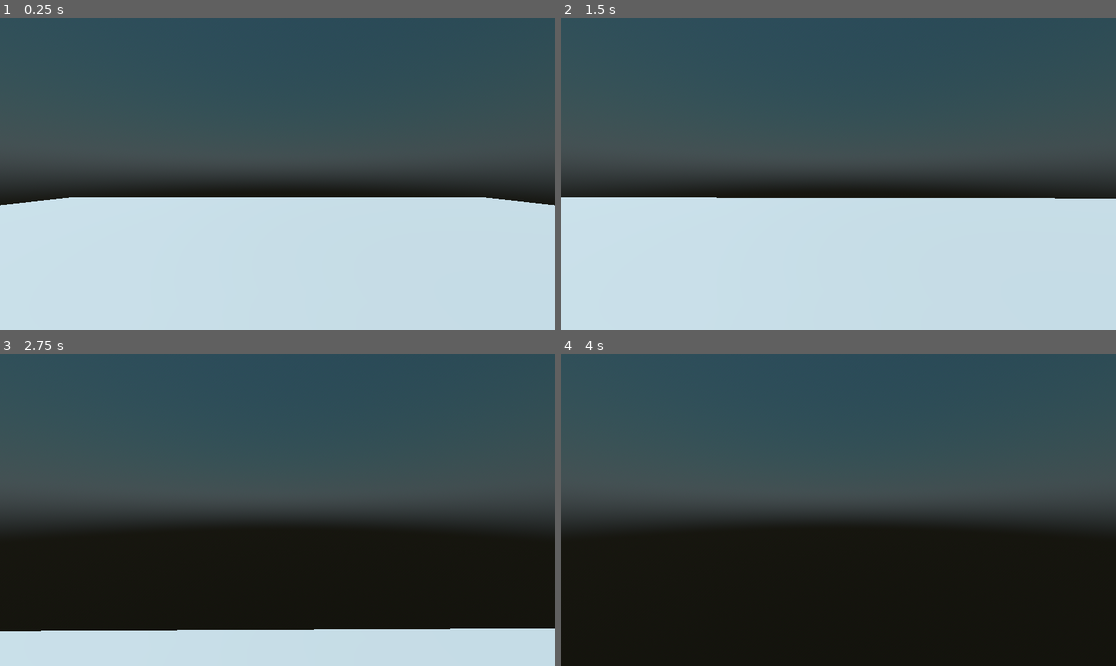
Above: before the commit, frames 1-4 (two rows, left to right).
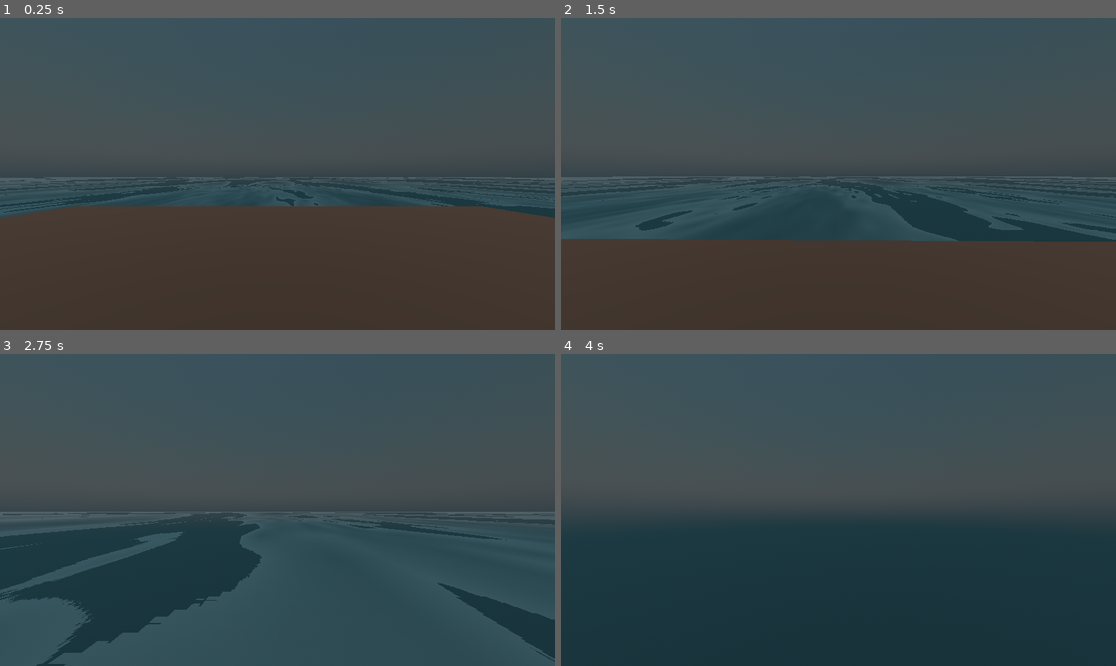
Above: after the commit, the same moments.

Repository: Jerrylikesgreen/MysteryGameJam
Game: Godot game, scene res://scenes/test_world.tscn
Same seed, same stepped clock (60 frames per second), same inputs: the game is played once before the commit and once after it. The project has no main scene, so this scene is started directly.
Inputs (mouse positions are in pixels of both pictures, inside the frame that each line leads up to):
- Up to frame 1 (0.25 s): no input
- Up to frame 2 (1.5 s): move the mouse to (866, 174) at 0.52 s; hold W (forward) from 0.53 s (still down); tap E (interact) at 0.6, 1.35 s; click (866, 174) at 0.67 s; tap Space (jump) at 0.77 s; move the mouse to (810, 174) at 1.27 s; click (810, 174) at 1.42 s
- Up to frame 3 (2.75 s): keep holding W (forward); tap Space (jump) at 1.52 s; move the mouse to (288, 503) at 2.02 s; tap E (interact) at 2.1 s; click (288, 503) at 2.17 s
- Up to frame 4 (4 s): keep holding W (forward); move the mouse to (832, 516) at 2.77 s; tap E (interact) at 2.85, 3.6 s; click (832, 516) at 2.92 s; tap Space (jump) at 3.02, 3.77 s; tap Enter at 3.5 s; move the mouse to (877, 513) at 3.52 s; click (877, 513) at 3.67 s

The runs differ from the first frame. In frame 1, 48% of the frame differs, in the area x 0-100%, y 51-100%; in frame 2, 48%; in frame 3, 49%, in the area x 0-100%, y 50-100%; in frame 4, 47%.

Commit message:
Add water shader, update world & fix rotation
Add a VisualShader resource (scenes/water.tres) to create a water surface using layered noise, UV functions, direction parameters and highlight thresholds. Update test_world.tscn to register the shader, tweak sky colors, replace the floor PlaneMesh with a BoxMesh and BoxShape collision, add a ShaderMaterial + large PlaneMesh for the water surface, and add an invisible bed mesh; also adjust some transforms and reparent the Player to the scene root. Fix player rotation in scripts/player.gd by adding _camera_rotation_y and calling player_body.rotate_y(...) instead of rotate_y(...) so horizontal rotation is applied to the player body. Files changed: scenes/water.tres (new), scenes/test_world.tscn (scene layout & materials), scripts/player.gd (rotation fix).

Diff:
--- a/mystery-game-jam/scenes/test_world.tscn
+++ b/mystery-game-jam/scenes/test_world.tscn
@@ -1,9 +1,12 @@
 [gd_scene format=3 uid="uid://bg1sio1jk3k83"]
 
 [ext_resource type="PackedScene" uid="uid://duwum2xa2mgqx" path="res://scenes/player.tscn" id="1_kyfjp"]
+[ext_resource type="Shader" uid="uid://boccp2kfea3tw" path="res://scenes/water.tres" id="2_amxg5"]
 
 [sub_resource type="PhysicalSkyMaterial" id="PhysicalSkyMaterial_vcg8s"]
-rayleigh_color = Color(0.13229358, 0.4044856, 0.7152674, 1)
+rayleigh_color = Color(0.22595897, 0.5205649, 0.8701965, 1)
+mie_color = Color(1, 1, 1, 1)
+ground_color = Color(0.14168859, 0.51789165, 0.6437444, 1)
 
 [sub_resource type="Sky" id="Sky_kyfjp"]
 sky_material = SubResource("PhysicalSkyMaterial_vcg8s")
@@ -14,10 +17,34 @@
 background_energy_multiplier = 2.0
 sky = SubResource("Sky_kyfjp")
 
-[sub_resource type="PlaneMesh" id="PlaneMesh_vcg8s"]
-size = Vector2(50, 50)
+[sub_resource type="StandardMaterial3D" id="StandardMaterial3D_kyfjp"]
+albedo_color = Color(0.13858852, 0.071602665, 1.8049032e-08, 1)
 
-[sub_resource type="WorldBoundaryShape3D" id="WorldBoundaryShape3D_kyfjp"]
+[sub_resource type="BoxMesh" id="BoxMesh_amxg5"]
+material = SubResource("StandardMaterial3D_kyfjp")
+size = Vector3(30, 0.5, 30)
+
+[sub_resource type="BoxShape3D" id="BoxShape3D_3263u"]
+size = Vector3(30, 0.5, 30)
+
+[sub_resource type="ShaderMaterial" id="ShaderMaterial_3263u"]
+render_priority = 0
+shader = ExtResource("2_amxg5")
+shader_parameter/direction1 = Vector2(0.01, -0.01)
+shader_parameter/direction2 = Vector2(0.05, 0.01)
+shader_parameter/highlight_threshold = 0.65600003116
+shader_parameter/highlight_threshold2 = 0.270000012825
+
+[sub_resource type="PlaneMesh" id="PlaneMesh_umbte"]
+material = SubResource("ShaderMaterial_3263u")
+size = Vector2(500, 500)
+
+[sub_resource type="StandardMaterial3D" id="StandardMaterial3D_amxg5"]
+albedo_color = Color(1.0829419e-07, 0.1600456, 0.1765717, 1)
+
+[sub_resource type="PlaneMesh" id="PlaneMesh_3263u"]
+material = SubResource("StandardMaterial3D_amxg5")
+size = Vector2(500, 500)
 
 [node name="TestWorld" type="Node3D" unique_id=1770372635]
 
@@ -29,12 +56,22 @@
 shadow_enabled = true
 
 [node name="Floor" type="StaticBody3D" parent="." unique_id=2023887550]
+transform = Transform3D(1, 0, 0, 0, 1, 0, 0, 0, 1, 0, 0.20052814, 0)
 
 [node name="MeshInstance3D" type="MeshInstance3D" parent="Floor" unique_id=772887]
-mesh = SubResource("PlaneMesh_vcg8s")
+mesh = SubResource("BoxMesh_amxg5")
 
-[node name="CollisionShape3D" type="CollisionShape3D" parent="Floor" unique_id=1022606436]
-shape = SubResource("WorldBoundaryShape3D_kyfjp")
+[node name="CollisionShape3D" type="CollisionShape3D" parent="Floor" unique_id=699972825]
+shape = SubResource("BoxShape3D_3263u")
 
-[node name="Player" parent="Floor" unique_id=1525480450 instance=ExtResource("1_kyfjp")]
+[node name="Player" parent="." unique_id=1525480450 instance=ExtResource("1_kyfjp")]
 transform = Transform3D(1, 0, 0, 0, 1, 0, 0, 0, 1, 0, 3.1515784, 0)
+
+[node name="Water" type="MeshInstance3D" parent="." unique_id=1470926670]
+transform = Transform3D(1, 0, 0, 0, 1, 0, 0, 0, 1, 0, -0.892725, 0)
+mesh = SubResource("PlaneMesh_umbte")
+
+[node name="Bed" type="MeshInstance3D" parent="Water" unique_id=520502886]
+transform = Transform3D(1, 0, 0, 0, 1, 0, 0, 0, 1, 0, -44.172253, 0)
+visible = false
+mesh = SubResource("PlaneMesh_3263u")
--- /dev/null
+++ b/mystery-game-jam/scenes/water.tres
@@ -0,0 +1,128 @@
+[gd_resource type="VisualShader" format=3 uid="uid://boccp2kfea3tw"]
+
+[sub_resource type="VisualShaderNodeUVFunc" id="VisualShaderNodeUVFunc_sp3oe"]
+default_input_values = [1, Vector2(2, 2), 2, Vector2(0, 0)]
+function = 1
+
+[sub_resource type="VisualShaderNodeUVFunc" id="VisualShaderNodeUVFunc_lvpxu"]
+default_input_values = [1, Vector2(2, 2), 2, Vector2(0, 0)]
+function = 1
+
+[sub_resource type="VisualShaderNodeFloatParameter" id="VisualShaderNodeFloatParameter_k62vx"]
+parameter_name = "FloatParameter"
+default_value_enabled = true
+
+[sub_resource type="VisualShaderNodeCompare" id="VisualShaderNodeCompare_sp3oe"]
+function = 3
+
+[sub_resource type="VisualShaderNodeFloatParameter" id="VisualShaderNodeFloatParameter_lvpxu"]
+parameter_name = "highlight_threshold"
+hint = 1
+default_value_enabled = true
+default_value = 0.5
+
+[sub_resource type="VisualShaderNodeVectorOp" id="VisualShaderNodeVectorOp_k62vx"]
+operator = 2
+
+[sub_resource type="VisualShaderNodeVectorOp" id="VisualShaderNodeVectorOp_o6ris"]
+
+[sub_resource type="VisualShaderNodeCompare" id="VisualShaderNodeCompare_lvpxu"]
+function = 5
+
+[sub_resource type="VisualShaderNodeFloatParameter" id="VisualShaderNodeFloatParameter_o6ris"]
+parameter_name = "highlight_threshold2"
+hint = 1
+default_value_enabled = true
+default_value = 0.3
+
+[sub_resource type="FastNoiseLite" id="FastNoiseLite_o6ris"]
+frequency = 1.0
+
+[sub_resource type="NoiseTexture2D" id="NoiseTexture2D_rvy4g"]
+width = 256
+height = 64
+noise = SubResource("FastNoiseLite_o6ris")
+seamless = true
+seamless_blend_skirt = 1.0
+
+[sub_resource type="VisualShaderNodeTexture" id="VisualShaderNodeTexture_c1sxx"]
+texture = SubResource("NoiseTexture2D_rvy4g")
+
+[sub_resource type="VisualShaderNodeVectorOp" id="VisualShaderNodeVectorOp_rvy4g"]
+operator = 2
+
+[sub_resource type="FastNoiseLite" id="FastNoiseLite_itskr"]
+frequency = 0.05
+fractal_gain = 0.0
+
+[sub_resource type="NoiseTexture2D" id="NoiseTexture2D_ouitw"]
+width = 256
+height = 64
+noise = SubResource("FastNoiseLite_itskr")
+seamless = true
+seamless_blend_skirt = 1.0
+
+[sub_resource type="VisualShaderNodeTexture" id="VisualShaderNodeTexture_wmfi7"]
+texture = SubResource("NoiseTexture2D_ouitw")
+
+[sub_resource type="VisualShaderNodeVectorOp" id="VisualShaderNodeVectorOp_erva8"]
+operator = 2
+
+[sub_resource type="VisualShaderNodeUVFunc" id="VisualShaderNodeUVFunc_oagri"]
+
+[sub_resource type="VisualShaderNodeUVFunc" id="VisualShaderNodeUVFunc_xwbos"]
+
+[sub_resource type="VisualShaderNodeInput" id="VisualShaderNodeInput_a8fvb"]
+input_name = "time"
+
+[sub_resource type="VisualShaderNodeVec2Parameter" id="VisualShaderNodeVec2Parameter_uux7o"]
+parameter_name = "direction1"
+default_value_enabled = true
+default_value = Vector2(0.01, 0.01)
+
+[sub_resource type="VisualShaderNodeVec2Parameter" id="VisualShaderNodeVec2Parameter_qjivg"]
+parameter_name = "direction2"
+default_value_enabled = true
+default_value = Vector2(0.01, 0.01)
+
+[resource]
+modes/blend = 1
+nodes/vertex/0/position = Vector2(380, 120)
+nodes/fragment/0/position = Vector2(2220, -20)
+nodes/fragment/2/node = SubResource("VisualShaderNodeTexture_c1sxx")
+nodes/fragment/2/position = Vector2(-160, 200)
+nodes/fragment/3/node = SubResource("VisualShaderNodeTexture_wmfi7")
+nodes/fragment/3/position = Vector2(-160, 540)
+nodes/fragment/4/node = SubResource("VisualShaderNodeVectorOp_erva8")
+nodes/fragment/4/position = Vector2(140, 440)
+nodes/fragment/5/node = SubResource("VisualShaderNodeUVFunc_oagri")
+nodes/fragment/5/position = Vector2(-600, 600)
+nodes/fragment/6/node = SubResource("VisualShaderNodeUVFunc_xwbos")
+nodes/fragment/6/position = Vector2(-580, 140)
+nodes/fragment/7/node = SubResource("VisualShaderNodeInput_a8fvb")
+nodes/fragment/7/position = Vector2(-1040, 360)
+nodes/fragment/8/node = SubResource("VisualShaderNodeVec2Parameter_uux7o")
+nodes/fragment/8/position = Vector2(-920, -100)
+nodes/fragment/9/node = SubResource("VisualShaderNodeVec2Parameter_qjivg")
+nodes/fragment/9/position = Vector2(-920, 820)
+nodes/fragment/10/node = SubResource("VisualShaderNodeUVFunc_sp3oe")
+nodes/fragment/10/position = Vector2(-1180, -20)
+nodes/fragment/11/node = SubResource("VisualShaderNodeUVFunc_lvpxu")
+nodes/fragment/11/position = Vector2(-1340, 660)
+nodes/fragment/12/node = SubResource("VisualShaderNodeFloatParameter_k62vx")
+nodes/fragment/12/position = Vector2(-1700, 880)
+nodes/fragment/13/node = SubResource("VisualShaderNodeCompare_sp3oe")
+nodes/fragment/13/position = Vector2(560, 20)
+nodes/fragment/14/node = SubResource("VisualShaderNodeFloatParameter_lvpxu")
+nodes/fragment/14/position = Vector2(240, -80)
+nodes/fragment/15/node = SubResource("VisualShaderNodeVectorOp_k62vx")
+nodes/fragment/15/position = Vector2(820, 120)
+nodes/fragment/16/node = SubResource("VisualShaderNodeVectorOp_o6ris")
+nodes/fragment/16/position = Vector2(1360, 100)
+nodes/fragment/18/node = SubResource("VisualShaderNodeCompare_lvpxu")
+nodes/fragment/18/position = Vector2(580, 800)
+nodes/fragment/19/node = SubResource("VisualShaderNodeFloatParameter_o6ris")
+nodes/fragment/19/position = Vector2(160, 820)
+nodes/fragment/20/node = SubResource("VisualShaderNodeVectorOp_rvy4g")
+nodes/fragment/20/position = Vector2(1100, 340)
+nodes/fragment/connections = PackedInt32Array(2, 0, 4, 0, 3, 0, 4, 1, 6, 0, 2, 0, 5, 0, 3, 0, 8, 0, 6, 1, 9, 0, 5, 1, 10, 0, 6, 0, 11, 0, 5, 0, 4, 0, 13, 0, 14, 0, 13, 1, 13, 0, 15, 0, 4, 0, 15, 1, 15, 0, 16, 0, 4, 0, 18, 0, 19, 0, 18, 1, 18, 0, 20, 1, 4, 0, 20, 0, 20, 0, 16, 1, 16, 0, 0, 0, 16, 0, 0, 1, 7, 0, 6, 2, 7, 0, 5, 2)
--- a/mystery-game-jam/scripts/player.gd
+++ b/mystery-game-jam/scripts/player.gd
@@ -10,7 +10,7 @@
 @onready var camera_pivot: Node3D = %CameraPivot
 
 var _camera_rotation_x: float = 0.0
-
+var _camera_rotation_y: float = 0.0
 
 func _ready() -> void:
 	# Initialize rotation variable from current pivot
@@ -36,7 +36,7 @@
 
 func _on_look(mouse_delta: Vector2) -> void:
 	# Rotate Player Left / Right (Y axis)
-	rotate_y(-mouse_delta.x * mouse_sensitivity * 0.02)
+	player_body.rotate_y(-mouse_delta.x * mouse_sensitivity * 0.02)
 
 	# Rotate Camera Up / Down (X axis)
 	_camera_rotation_x -= mouse_delta.y * mouse_sensitivity
